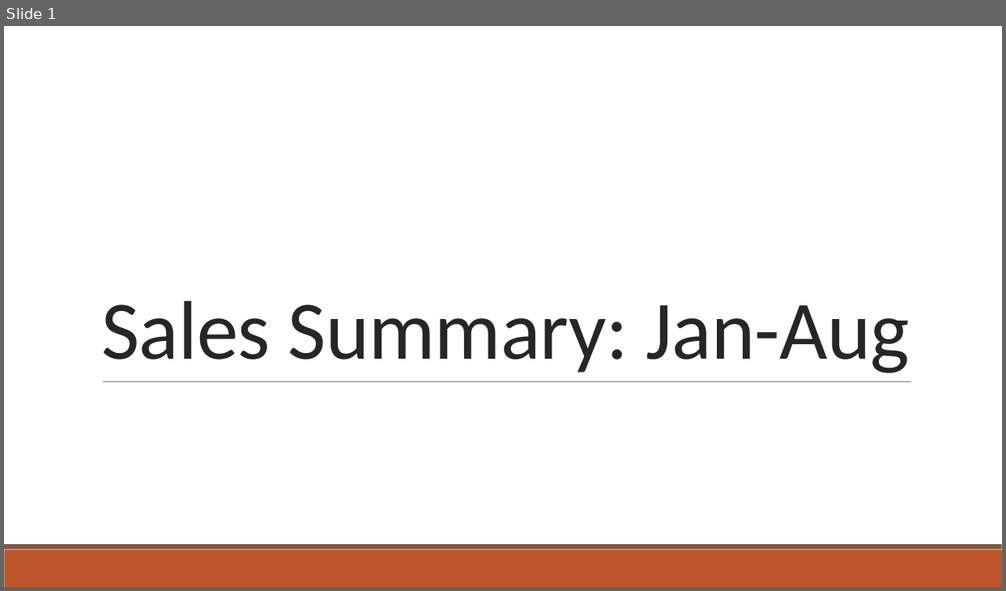
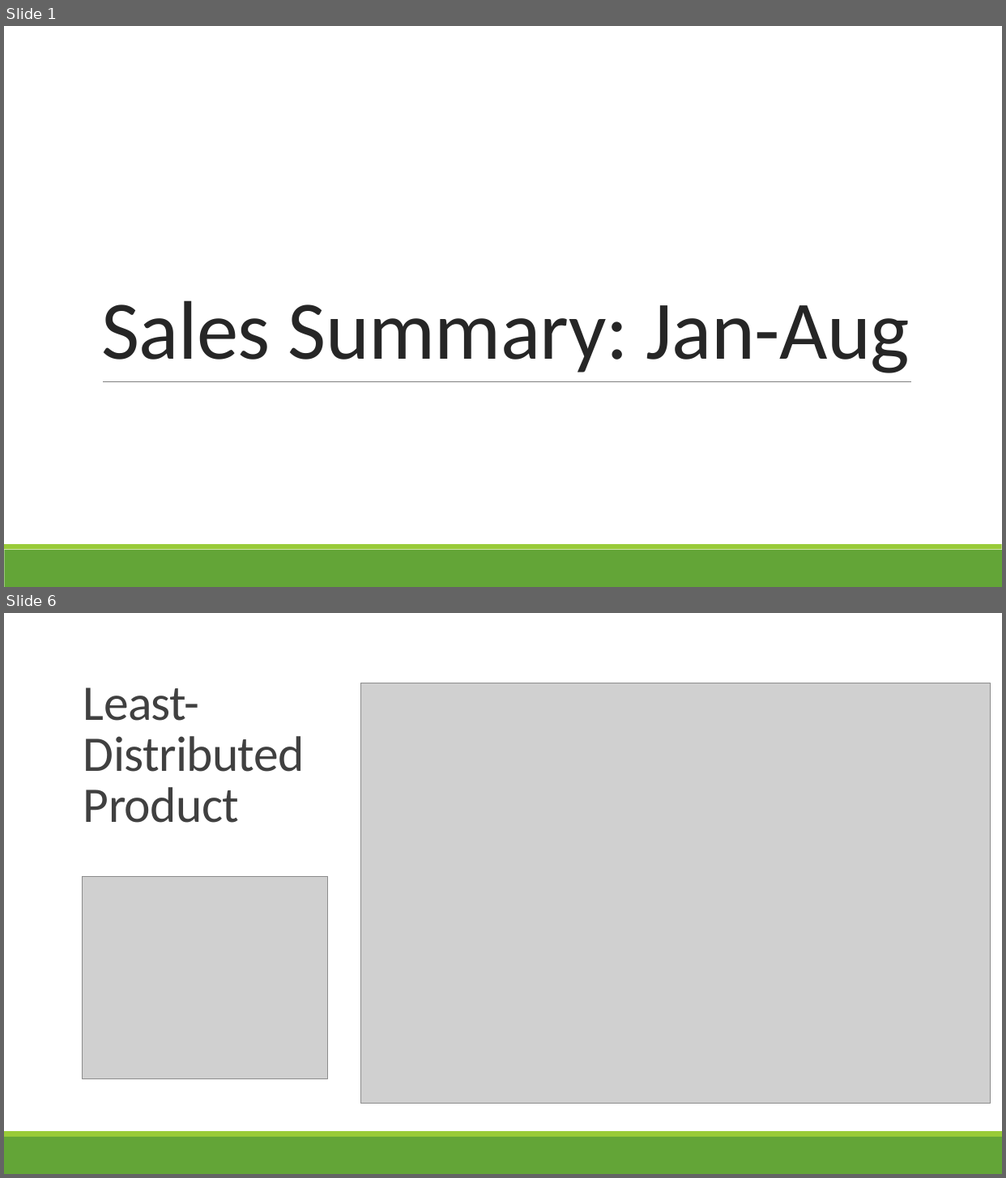
Before and after one commit to davidag2696/Chocolate_Sales_Jan-Aug, a slide deck: chocolate_sales.pptx. Shown one above the other, each under a label of ours: slide 1 before the commit, slides 1 and 6 after it; the slides between them are not shown. The pictures are 1006x591 and 1006x1178 pixels, drawn with LibreOffice and Linux fonts; fonts in the diff are those of the drawing; grey boxes stand for pictures. Boxes give left, top, right and bottom in pixels: in the first picture for what was removed or moved away, otherwise in the second. Text is boxed around its words. In the diff, an @@ line names an element or a change of style, - is before the commit and + after.

```diff
--- a/chocolate_sales.pptx
+++ b/chocolate_sales.pptx
@@ slide 6 added at (x1=4, y1=613, x2=1002, y2=1174), background #FFFFFF @@
@@ rectangle added at (x1=4, y1=613, x2=1002, y2=1131), fill #FFFFFF @@
@@ picture added at (x1=361, y1=683, x2=991, y2=1104) @@
@@ title added at (x1=83, y1=688, x2=305, y2=823), 48 pt, text #404040 @@
+Least-Distributed Product
@@ picture added at (x1=82, y1=876, x2=328, y2=1080) @@
@@ rectangle added at (x1=4, y1=1131, x2=1002, y2=1137), fill #99CB38 @@
@@ rectangle added at (x1=4, y1=1137, x2=1002, y2=1174), fill #63A537 @@
@@ slide 1 changed as well @@
@@ rectangle at (x1=4, y1=550, x2=1002, y2=587): fill #BD582C to #63A537 @@
@@ rectangle at (x1=4, y1=544, x2=1002, y2=550): fill #865640 to #99CB38 @@
```
Also in this commit, not shown: 3 other slides changed, 4 other slides added, 4 slides removed, 1 other file.
